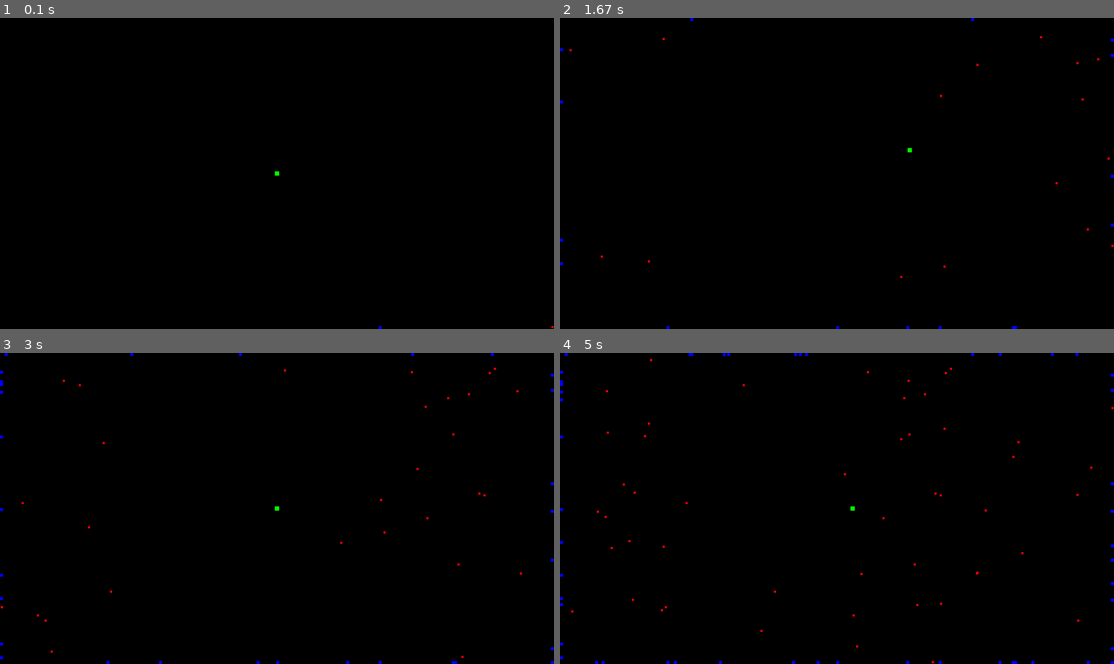
Above: before the commit, frames 1-4 (two rows, left to right).
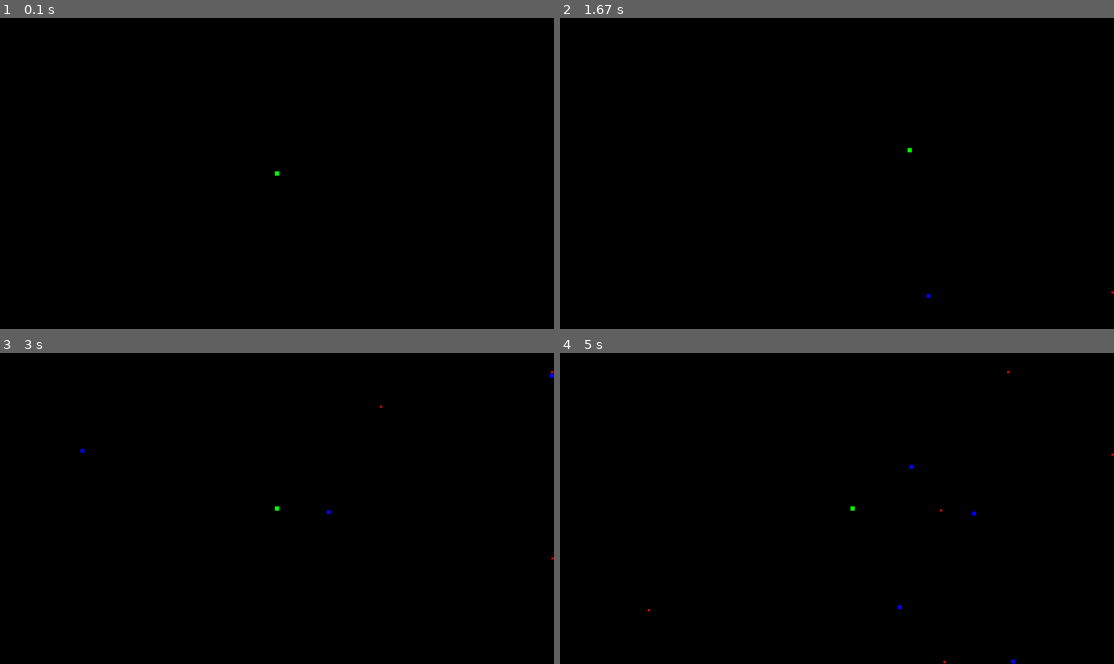
Above: after the commit, the same moments.

Repository: LJ-44/BulletHell
Game: pygame game, started from run_game.py
The game is run twice, just before and just after one commit, with the same random seed, the same clock (stepped at 60 frames per second) and the same inputs.
Inputs:
- Up to frame 1 (0.1 s): no input
- Up to frame 2 (1.67 s): hold Right 0.33-0.8 s; hold Up 0.83-1.13 s; hold Right 1.17-1.63 s
- Up to frame 3 (3 s): hold Left 1.67-2.2 s; hold Down 2.23-2.53 s; hold Left 2.57-2.97 s
- Up to frame 4 (5 s): hold Up 3-3.37 s; hold Right 3.4-4.03 s; hold Down 4.07-4.43 s; hold Left 4.47-4.93 s; hold Right from 4.97 s (still down)

The runs differ from the first frame. In frame 1, less than 0.1% of the frame differs, in the area x 68-100%, y 99-100%; in frame 2, 0.2%; in frame 3, 0.3%; in frame 4, 0.6%, in the area x 0-100%, y 0-100%.

Commit message:
working on homing bullets, not finished

Diff:
--- a/run_game.py
+++ b/run_game.py
@@ -7,7 +7,7 @@
 def main():
     # constants
     FPS = 60
-    BULLET_SPAWN_RATE = 10 # per second
+    BULLET_SPAWN_RATE = 1 # per second
     BULLET_SPAWN_RATE = floor(FPS / BULLET_SPAWN_RATE)
 
     # display
@@ -44,6 +44,7 @@
             bullets_group.add(normal_bullet, homing_bullet)
             bullet_spawn_timer = 0
 
+        # update sprite positions
         player_group.update()
         bullets_group.update()
 
--- a/sprites.py
+++ b/sprites.py
@@ -3,7 +3,7 @@
 import random
 
 class GameObject(pygame.sprite.Sprite):
-    def __init__(self, color: str, width: float, height: float, speed: int):
+    def __init__(self, color: str, width: float, height: float, speed: int | float):
         pygame.sprite.Sprite.__init__(self)
 
         self.screen = pygame.display.get_surface()
@@ -104,9 +104,12 @@
 class HomingBullet(GameObject):
     def __init__(self, target: GameObject):
         # base class constructor
-        super().__init__(color="blue", width=7.0, height=7.0, speed=3)
+        super().__init__(color="blue", width=9.0, height=9.0, speed=0.1)
 
+        # collision detection
         self.hit = False
+
+        self.target = target
 
         self.edges = ["left", "right", "top", "bottom"]
         self.spawn_edge = random.choice(self.edges)
@@ -137,18 +140,51 @@
                 (self.screen_width - floor(self.rect.width / 2))
             )
 
+        self.bullet_position = pygame.Vector2(self.rect.center)
+        self.velocity = (pygame.Vector2(self.target.rect.center) - self.bullet_position).normalize()
+        self.passed_player = False
+
     # easy tracking
     def update(self):
+
+        # TODO FIX ALL OF THIS!!!!!!!!
+
+        # update vector pointing from bullet -> target
+        self.bullet_to_target_vector = pygame.Vector2(self.target.rect.center) - self.rect.center
+
+        # update bullet velocity vector using linear interpolation of velocity & to_target vectors
+        self.steer_strength = 0.0001
+        self.velocity = self.velocity.lerp(self.bullet_to_target_vector, self.steer_strength)
+
+        if self.passed_player == False:
+            if self.bullet_to_target_vector.length() != 0:
+                self.bullet_to_target_vector.normalize()
+
+            if self.velocity.length() != 0:
+                self.velocity.normalize() * self.speed
+
+            # check if dot product is negative (angle between vectors > 90 degrees)
+            if self.velocity.dot(self.bullet_to_target_vector) < 0:
+                self.passed_player = True
+                self.velocity_after_pass = self.velocity
+
+            # update bullet trajectory using velocity vector
+            self.bullet_position += self.velocity
+            self.rect.center = (int(self.bullet_position.x), int(self.bullet_position.y))
+
+        else:
+            self.bullet_position += self.velocity_after_pass
+            self.rect.center = (int(self.bullet_position.x), int(self.bullet_position.y))
+
+        # erase object if it goes out of bounds
+        if (self.rect.left < 0 or
+            self.rect.right > self.screen_width or
+            self.rect.top < 0 or
+            self.rect.bottom > self.screen_height): self.kill()
 
 
 
 
-
-        ...
-    # constant tracking
-    def update(self):
-
-        ...
 
 # class ExplodingBullet(GameObject):
 #     def __init__(self):
Not shown, added: .gitignore
